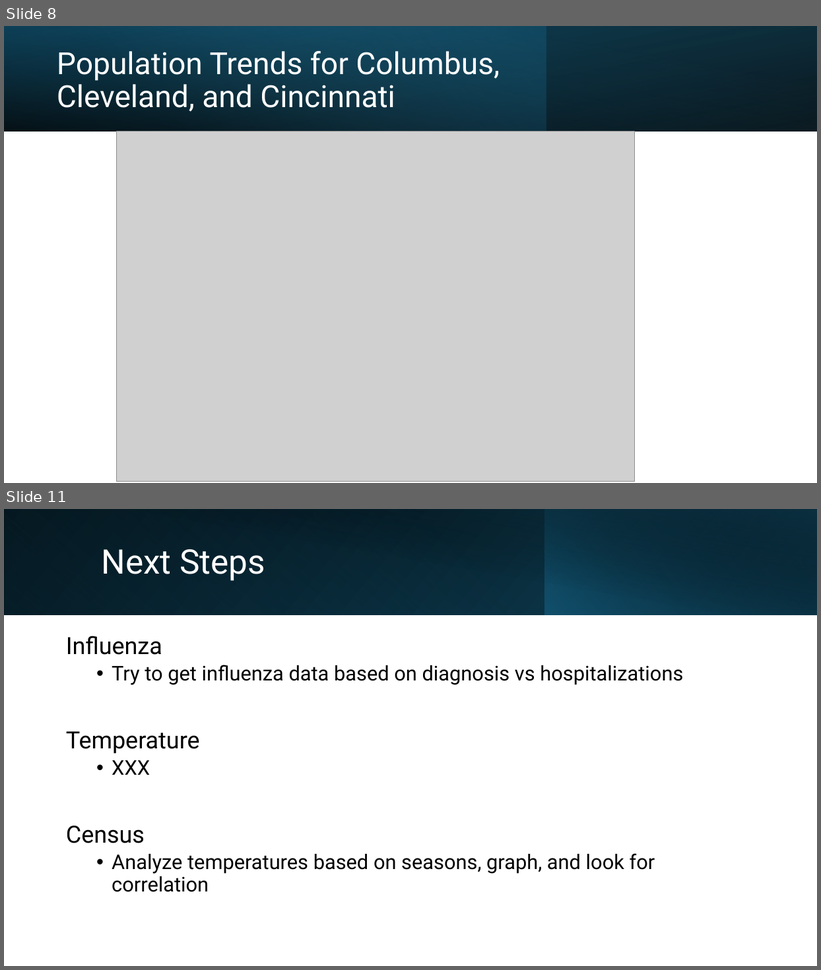
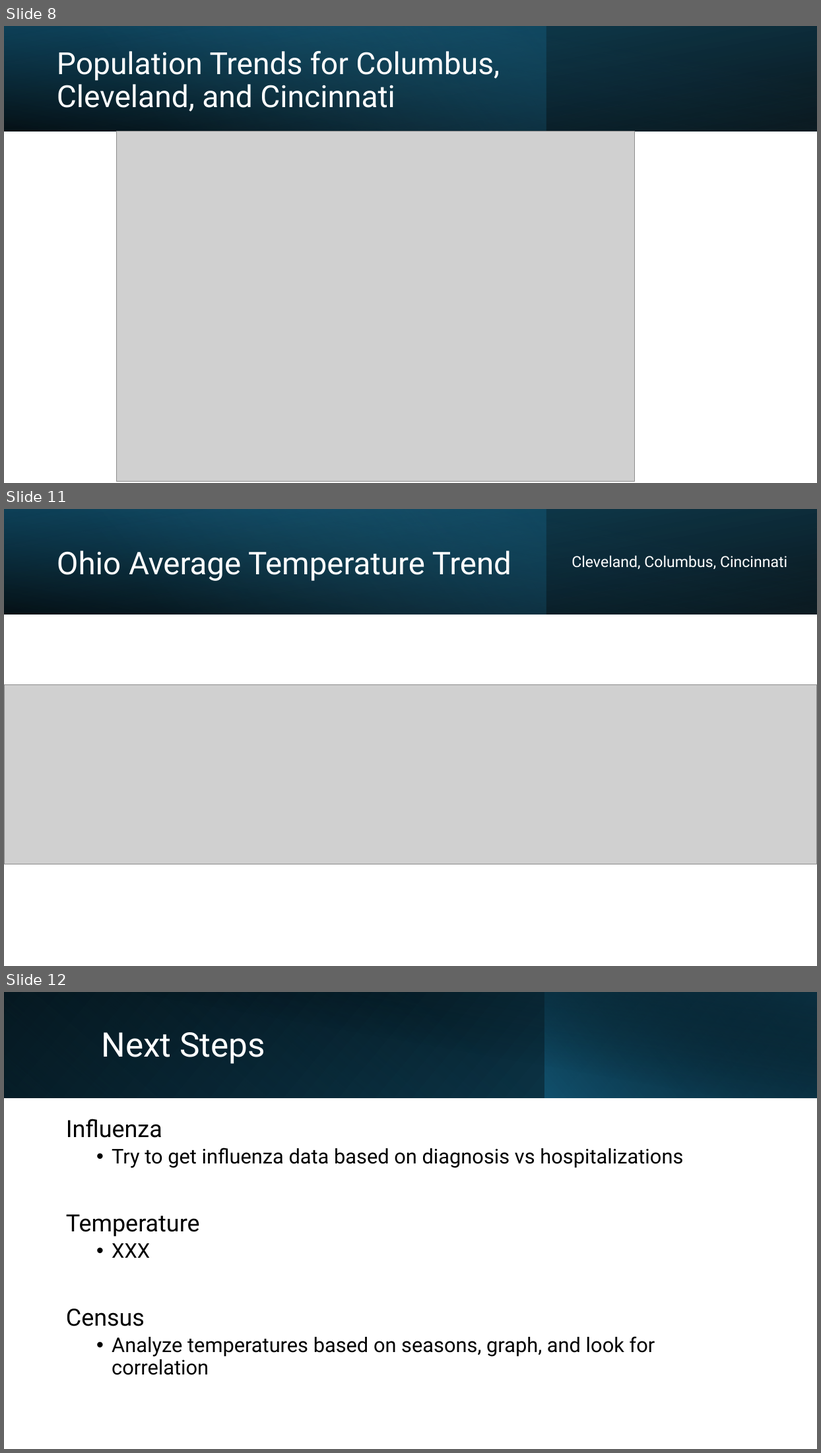
Before and after one commit to brian-campbell/ai-bootcamp-project-1, a slide deck: Project-1-Presentation.pptx. Shown one above the other, each under a label of ours: slides 8 and 11 before the commit, slides 8, 11 and 12 after it; the slides between them are not shown. The pictures are 821x970 and 821x1453 pixels, drawn with LibreOffice and Linux fonts; fonts in the diff are those of the drawing; grey boxes stand for pictures. Boxes give left, top, right and bottom in pixels: in the first picture for what was removed or moved away, otherwise in the second. Text is boxed around its words. In the diff, an @@ line names an element or a change of style, - is before the commit and + after.

Commit message:
added weather trend chart

```diff
--- a/Project-1-Presentation.pptx
+++ b/Project-1-Presentation.pptx
@@ slide 11 added at bbox=[4, 509, 817, 966], background #FFFFFF @@
@@ rectangle added at bbox=[4, 509, 817, 614], fill gradient #000000 to #104862 @@
@@ rectangle added at bbox=[4, 509, 547, 614], fill gradient #156082 to #46B1E1 @@
@@ rectangle added at bbox=[4, 509, 817, 614], fill gradient #000000 to #156082 @@
@@ title added at bbox=[57, 551, 512, 581], 37 pt, text #FFFFFF @@
+Ohio Average Temperature Trend
@@ text added at bbox=[572, 555, 787, 569], 18 pt, text #FFFFFF @@
+Cleveland, Columbus, Cincinnati
@@ picture added at bbox=[4, 685, 817, 865] @@
@@ what was slide 11 is now slide 12 @@
```
Also in this commit, not shown: 6 slides changed, 6 other files.
